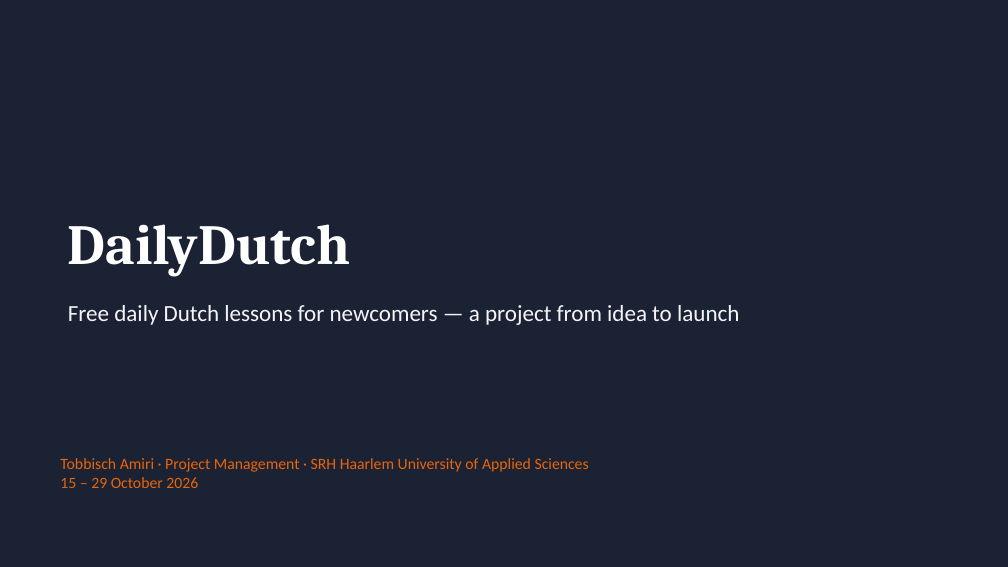
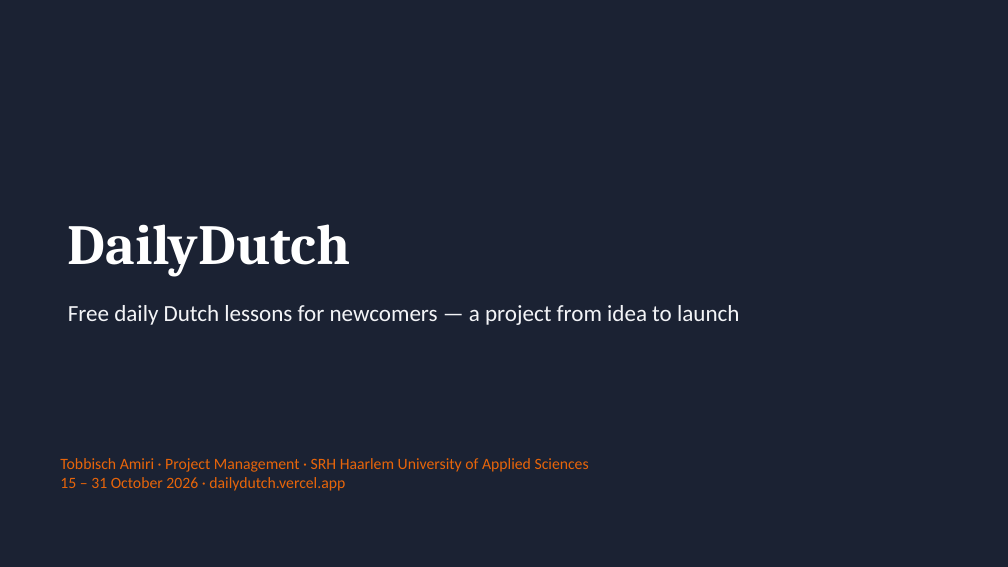
Before and after one commit to tobbissch/DailyDutch, a slide deck: slide 1 of project-management/DailyDutch-presentation.pptx. Drawn at 1008x567 pixels with LibreOffice and Linux fonts; fonts in the diff are those of the drawing. Boxes give left, top, right and bottom in pixels: in the first picture for what was removed or moved away, otherwise in the second. Text is boxed around its words. In the diff, an @@ line names an element or a change of style, - is before the commit and + after.

```diff
--- a/project-management/DailyDutch-presentation.pptx
+++ b/project-management/DailyDutch-presentation.pptx
@@ text at (60,477,345,491): text changed @@
-15 – 29 October 2026
+15 – 31 October 2026 · dailydutch.vercel.app
```
Also in this commit, not shown: 3 other slides changed, 2 slides added, 1 other file.
